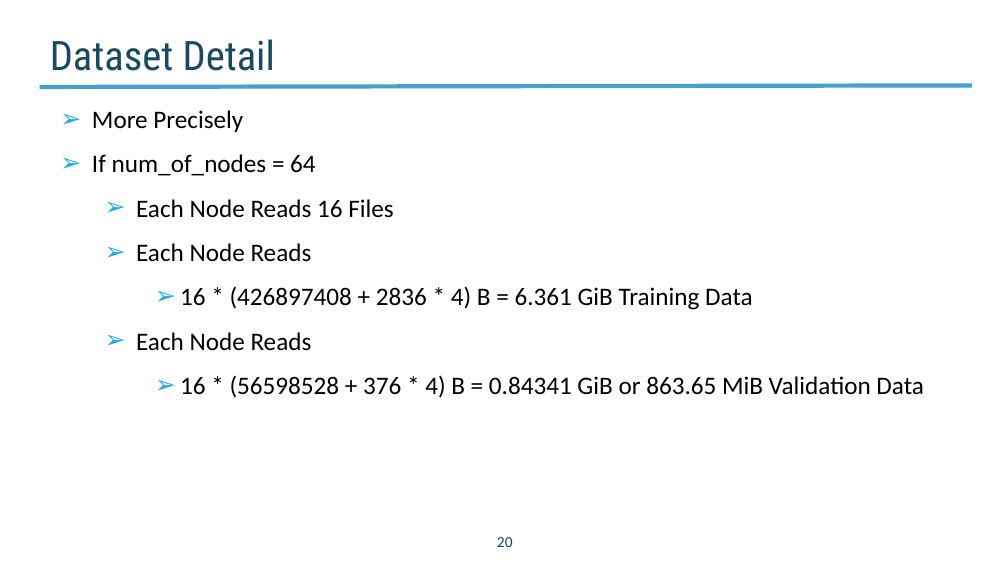
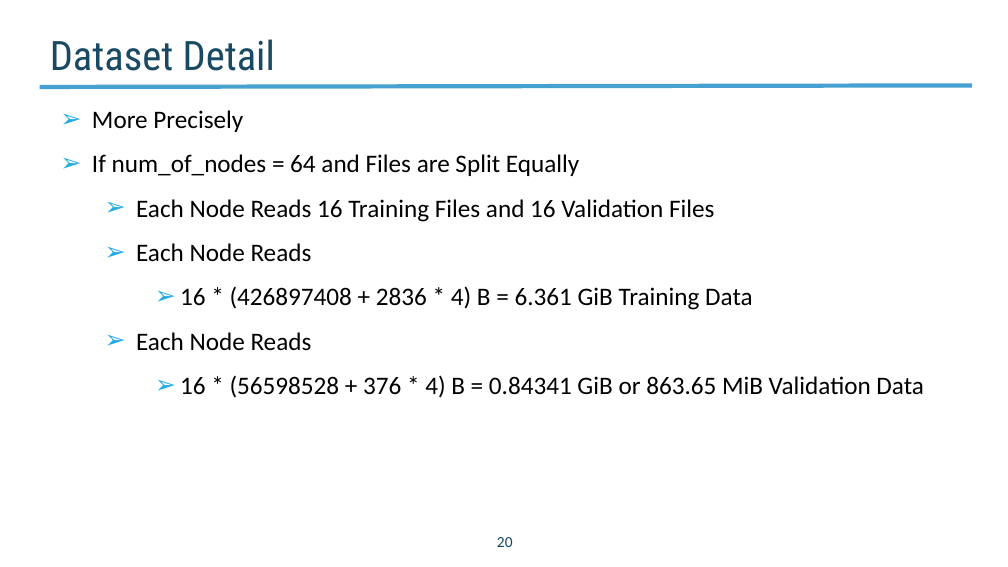
Before and after one commit to NERSC/DL-Parallel-IO, a slide deck: slide 20 of related_works/summary_slides/Project_Progress_Time_Breakdown_IO_20180629.pptx. Drawn at 1008x567 pixels with LibreOffice and Linux fonts; fonts in the diff are those of the drawing; background and template pictures are left out. Boxes give left, top, right and bottom in pixels: in the first picture for what was removed or moved away, otherwise in the second. Text is boxed around its words. In the diff, an @@ line names an element or a change of style, - is before the commit and + after.

```diff
--- a/related_works/summary_slides/Project_Progress_Time_Breakdown_IO_20180629.pptx
+++ b/related_works/summary_slides/Project_Progress_Time_Breakdown_IO_20180629.pptx
@@ text at (92, 154, 714, 222): text changed @@
-➢ If num_of_nodes = 64
-  ➢ Each Node Reads 16 Files
+➢ If num_of_nodes = 64 and Files are Split Equally
+  ➢ Each Node Reads 16 Training Files and 16 Validation Files
```
Also in this commit, not shown: 2 other slides changed.
